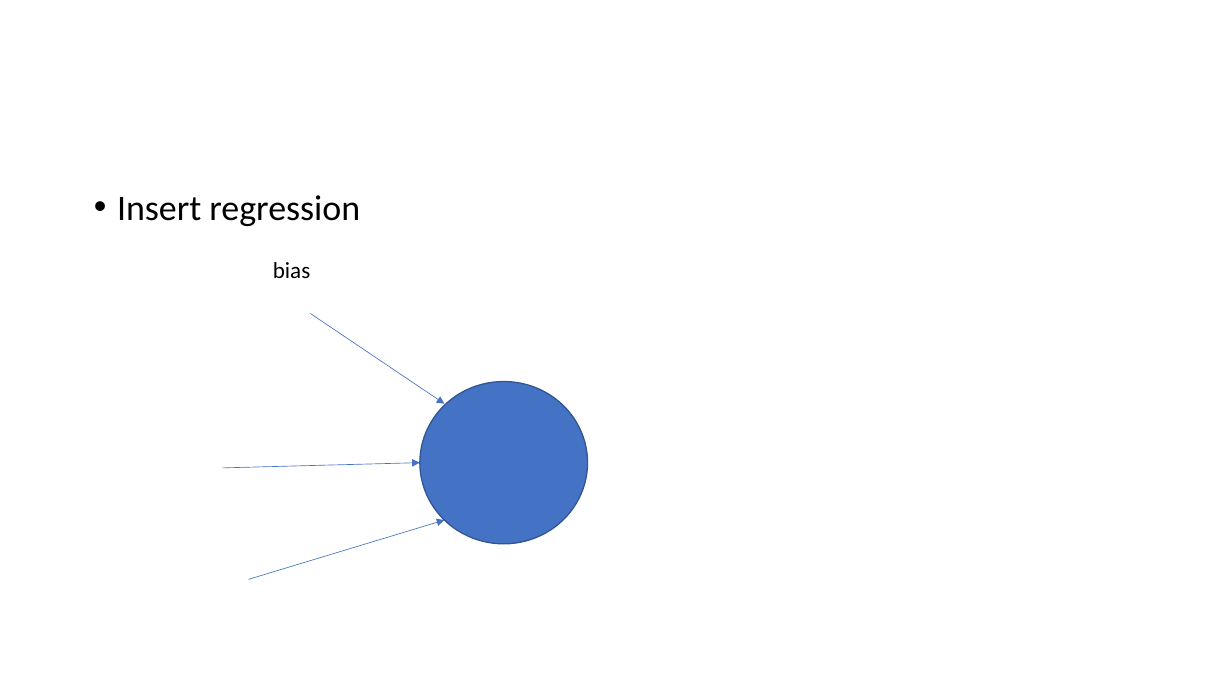
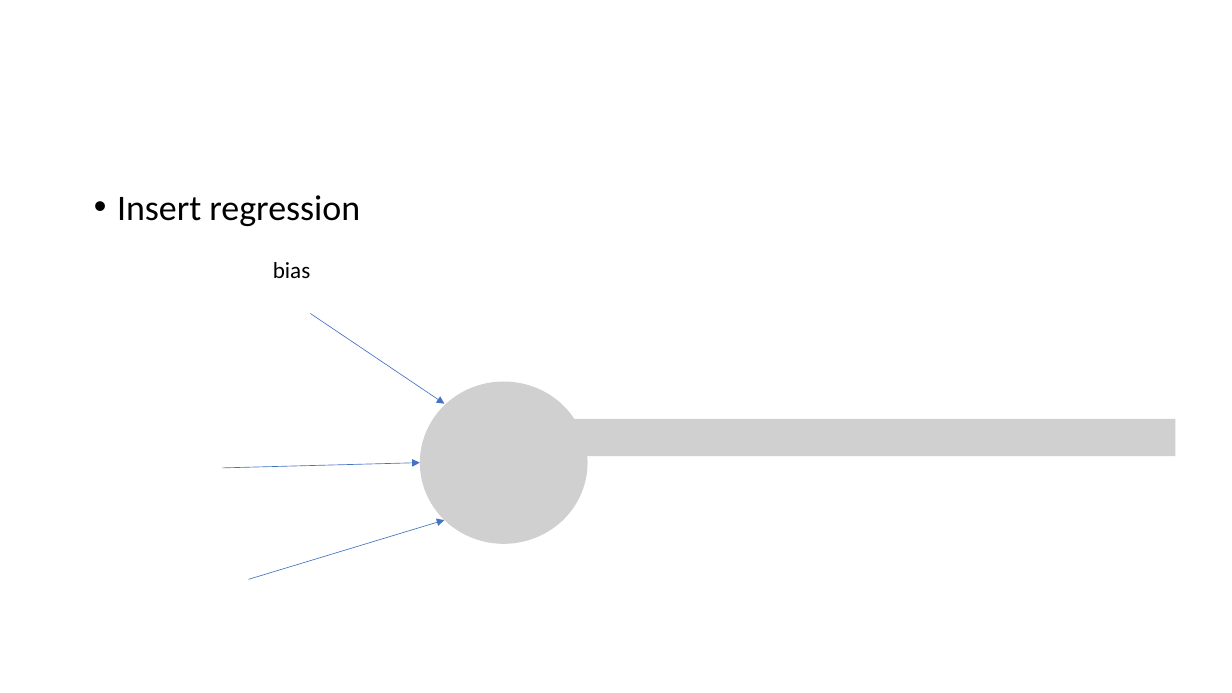
Before and after one commit to Huffwut/Python-meeting, a slide deck: slide 7 of machine learning learnings/perceptron - object detection.pptx (slide 5 before the commit). Drawn at 1232x693 pixels with LibreOffice and Linux fonts; fonts in the diff are those of the drawing; grey boxes stand for pictures. Boxes give left, top, right and bottom in pixels: in the first picture for what was removed or moved away, otherwise in the second. Text is boxed around its words. In the diff, an @@ line names an element or a change of style, - is before the commit and + after.

```diff
--- a/machine learning learnings/perceptron - object detection.pptx
+++ b/machine learning learnings/perceptron - object detection.pptx
@@ ellipse removed at box(420, 382, 588, 544) @@
@@ picture added at box(420, 382, 588, 544) @@
@@ picture added at box(560, 419, 1177, 456) @@
```
Also in this commit, not shown: 1 other slide changed, 10 slides added, 2 slides removed, 1 other file.
